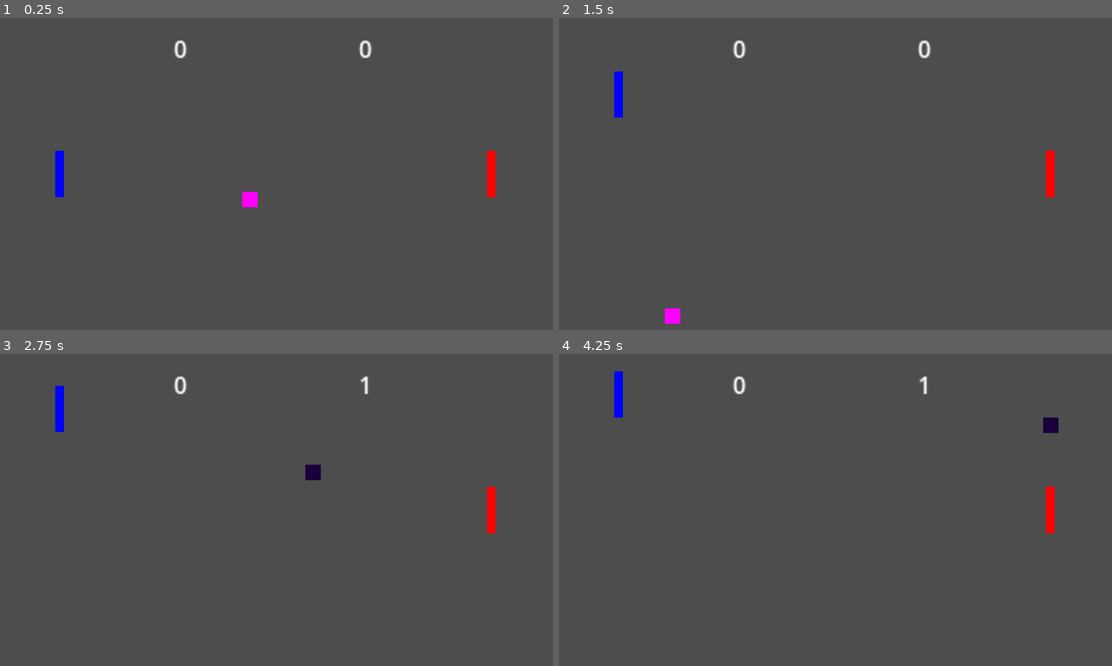
Above: before the commit, frames 1-4 (two rows, left to right).
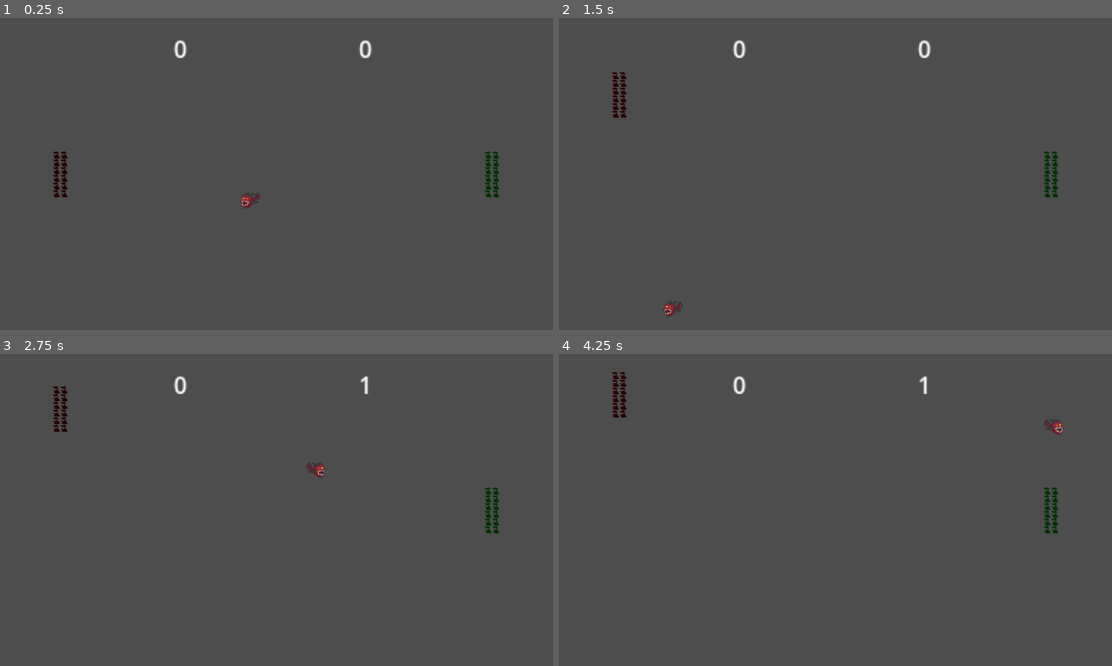
Above: after the commit, the same moments.

Repository: PopPlanetTeam/normal_pong
Game: Godot game, scene res://Game.tscn
Same seed, same stepped clock (60 frames per second), same inputs: the game is played once before the commit and once after it.
Inputs:
- Up to frame 1 (0.25 s): no input
- Up to frame 2 (1.5 s): hold W 0.53-1.28 s; hold S from 1.28 s (still down)
- Up to frame 3 (2.75 s): release S at 2.03 s; hold W from 2.03 s (still down)
- Up to frame 4 (4.25 s): release W at 3.53 s; hold S from 3.53 s (still down)

The runs differ from the first frame. In frame 1, 0.8% of the frame differs, in the area x 9-91%, y 42-62%; in frame 2, 0.8%, in the area x 9-91%, y 17-98%; in frame 3, 0.8%; in frame 4, 0.8%.

Commit message:
feat: added sprites

Diff:
--- a/Game.tscn
+++ b/Game.tscn
@@ -12,11 +12,11 @@
 [node name="Map" parent="." instance=ExtResource("3_apbbr")]
 
 [node name="Player1" parent="." instance=ExtResource("1_im1cb")]
-modulate = Color(0, 0, 1, 1)
+modulate = Color(1, 0, 0, 1)
 position = Vector2(128, 324)
 
 [node name="Player2" parent="." instance=ExtResource("1_im1cb")]
-modulate = Color(1, 0, 0, 1)
+modulate = Color(0, 1, 0, 1)
 position = Vector2(1024, 324)
 side = "right"
 
--- /dev/null
+++ b/ball/TileMap.gd
@@ -0,0 +1,9 @@
+extends TileMap
+
+
+
+func _process(delta):
+	var ball = get_parent()
+
+	var invert_tranform_horizontally = -1 if ball.direction.dot(transform.x) < 0 else 1
+	transform.x *= invert_tranform_horizontally
--- a/ball/ball.tscn
+++ b/ball/ball.tscn
@@ -1,28 +1,293 @@
-[gd_scene load_steps=5 format=3 uid="uid://h34qg57c6pio"]
+[gd_scene load_steps=7 format=3 uid="uid://h34qg57c6pio"]
 
 [ext_resource type="Script" path="res://ball/ball.gd" id="1_b6stb"]
 [ext_resource type="AudioStream" uid="uid://efcb7l8bkpnc" path="res://ball/touch.mp3" id="2_5hk4t"]
-
-[sub_resource type="PlaceholderTexture2D" id="PlaceholderTexture2D_dqcgb"]
-
-[sub_resource type="RectangleShape2D" id="RectangleShape2D_3dabj"]
-size = Vector2(32, 32)
+[ext_resource type="Texture2D" uid="uid://bbdlpgcrvpsfa" path="res://ball/art.png" id="2_j8vh1"]
+[ext_resource type="Script" path="res://ball/TileMap.gd" id="3_722k2"]
+
+[sub_resource type="TileSetAtlasSource" id="TileSetAtlasSource_sc5bh"]
+texture = ExtResource("2_j8vh1")
+20:0/0 = 0
+22:0/0 = 0
+0:1/0 = 0
+1:1/0 = 0
+2:1/0 = 0
+3:1/0 = 0
+4:1/0 = 0
+5:1/0 = 0
+6:1/0 = 0
+7:1/0 = 0
+8:1/0 = 0
+9:1/0 = 0
+10:1/0 = 0
+11:1/0 = 0
+13:1/0 = 0
+14:1/0 = 0
+15:1/0 = 0
+17:1/0 = 0
+18:1/0 = 0
+19:1/0 = 0
+20:1/0 = 0
+21:1/0 = 0
+22:1/0 = 0
+23:1/0 = 0
+0:2/0 = 0
+1:2/0 = 0
+2:2/0 = 0
+3:2/0 = 0
+4:2/0 = 0
+5:2/0 = 0
+6:2/0 = 0
+7:2/0 = 0
+8:2/0 = 0
+9:2/0 = 0
+10:2/0 = 0
+11:2/0 = 0
+12:2/0 = 0
+13:2/0 = 0
+14:2/0 = 0
+15:2/0 = 0
+16:2/0 = 0
+17:2/0 = 0
+18:2/0 = 0
+19:2/0 = 0
+20:2/0 = 0
+21:2/0 = 0
+22:2/0 = 0
+23:2/0 = 0
+1:3/0 = 0
+2:3/0 = 0
+3:3/0 = 0
+5:3/0 = 0
+6:3/0 = 0
+7:3/0 = 0
+9:3/0 = 0
+10:3/0 = 0
+11:3/0 = 0
+13:3/0 = 0
+14:3/0 = 0
+15:3/0 = 0
+17:3/0 = 0
+18:3/0 = 0
+19:3/0 = 0
+22:3/0 = 0
+20:4/0 = 0
+22:4/0 = 0
+0:5/0 = 0
+1:5/0 = 0
+2:5/0 = 0
+3:5/0 = 0
+4:5/0 = 0
+5:5/0 = 0
+6:5/0 = 0
+7:5/0 = 0
+8:5/0 = 0
+9:5/0 = 0
+10:5/0 = 0
+11:5/0 = 0
+13:5/0 = 0
+14:5/0 = 0
+15:5/0 = 0
+17:5/0 = 0
+18:5/0 = 0
+19:5/0 = 0
+20:5/0 = 0
+21:5/0 = 0
+22:5/0 = 0
+23:5/0 = 0
+0:6/0 = 0
+1:6/0 = 0
+2:6/0 = 0
+3:6/0 = 0
+4:6/0 = 0
+5:6/0 = 0
+6:6/0 = 0
+7:6/0 = 0
+8:6/0 = 0
+9:6/0 = 0
+10:6/0 = 0
+11:6/0 = 0
+12:6/0 = 0
+13:6/0 = 0
+14:6/0 = 0
+15:6/0 = 0
+16:6/0 = 0
+17:6/0 = 0
+18:6/0 = 0
+19:6/0 = 0
+20:6/0 = 0
+21:6/0 = 0
+22:6/0 = 0
+23:6/0 = 0
+1:7/0 = 0
+2:7/0 = 0
+5:7/0 = 0
+6:7/0 = 0
+9:7/0 = 0
+10:7/0 = 0
+13:7/0 = 0
+14:7/0 = 0
+17:7/0 = 0
+18:7/0 = 0
+21:7/0 = 0
+22:7/0 = 0
+4:8/0 = 0
+5:8/0 = 0
+6:8/0 = 0
+8:8/0 = 0
+10:8/0 = 0
+0:9/0 = 0
+1:9/0 = 0
+2:9/0 = 0
+3:9/0 = 0
+4:9/0 = 0
+5:9/0 = 0
+6:9/0 = 0
+7:9/0 = 0
+8:9/0 = 0
+9:9/0 = 0
+10:9/0 = 0
+11:9/0 = 0
+12:9/0 = 0
+13:9/0 = 0
+14:9/0 = 0
+15:9/0 = 0
+0:10/0 = 0
+1:10/0 = 0
+2:10/0 = 0
+3:10/0 = 0
+4:10/0 = 0
+5:10/0 = 0
+6:10/0 = 0
+7:10/0 = 0
+8:10/0 = 0
+9:10/0 = 0
+10:10/0 = 0
+11:10/0 = 0
+12:10/0 = 0
+13:10/0 = 0
+14:10/0 = 0
+15:10/0 = 0
+1:11/0 = 0
+2:11/0 = 0
+3:11/0 = 0
+5:11/0 = 0
+6:11/0 = 0
+9:11/0 = 0
+10:11/0 = 0
+13:11/0 = 0
+14:11/0 = 0
+4:12/0 = 0
+5:12/0 = 0
+6:12/0 = 0
+8:12/0 = 0
+10:12/0 = 0
+0:13/0 = 0
+1:13/0 = 0
+2:13/0 = 0
+3:13/0 = 0
+4:13/0 = 0
+5:13/0 = 0
+6:13/0 = 0
+7:13/0 = 0
+8:13/0 = 0
+9:13/0 = 0
+10:13/0 = 0
+11:13/0 = 0
+12:13/0 = 0
+13:13/0 = 0
+14:13/0 = 0
+15:13/0 = 0
+17:13/0 = 0
+18:13/0 = 0
+19:13/0 = 0
+21:13/0 = 0
+22:13/0 = 0
+23:13/0 = 0
+25:13/0 = 0
+26:13/0 = 0
+0:14/0 = 0
+1:14/0 = 0
+2:14/0 = 0
+3:14/0 = 0
+4:14/0 = 0
+5:14/0 = 0
+6:14/0 = 0
+7:14/0 = 0
+8:14/0 = 0
+9:14/0 = 0
+10:14/0 = 0
+11:14/0 = 0
+12:14/0 = 0
+13:14/0 = 0
+14:14/0 = 0
+15:14/0 = 0
+16:14/0 = 0
+17:14/0 = 0
+18:14/0 = 0
+19:14/0 = 0
+20:14/0 = 0
+21:14/0 = 0
+22:14/0 = 0
+23:14/0 = 0
+24:14/0 = 0
+25:14/0 = 0
+26:14/0 = 0
+27:14/0 = 0
+28:14/0 = 0
+29:14/0 = 0
+30:14/0 = 0
+1:15/0 = 0
+2:15/0 = 0
+3:15/0 = 0
+5:15/0 = 0
+6:15/0 = 0
+9:15/0 = 0
+10:15/0 = 0
+13:15/0 = 0
+14:15/0 = 0
+15:15/0 = 0
+16:15/0 = 0
+17:15/0 = 0
+18:15/0 = 0
+19:15/0 = 0
+20:15/0 = 0
+21:15/0 = 0
+22:15/0 = 0
+23:15/0 = 0
+24:15/0 = 0
+25:15/0 = 0
+26:15/0 = 0
+27:15/0 = 0
+28:15/0 = 0
+29:15/0 = 0
+30:15/0 = 0
+
+[sub_resource type="TileSet" id="TileSet_3tr8k"]
+sources/0 = SubResource("TileSetAtlasSource_sc5bh")
 
 [node name="Ball" type="CharacterBody2D"]
 script = ExtResource("1_b6stb")
 
-[node name="Sprite2D" type="Sprite2D" parent="."]
-position = Vector2(7.15256e-07, 2.38419e-07)
-scale = Vector2(32, 32)
-texture = SubResource("PlaceholderTexture2D_dqcgb")
-
-[node name="CollisionShape2D" type="CollisionShape2D" parent="."]
-shape = SubResource("RectangleShape2D_3dabj")
-
 [node name="Timer" type="Timer" parent="."]
 autostart = true
 
 [node name="Audio" type="AudioStreamPlayer2D" parent="."]
 stream = ExtResource("2_5hk4t")
 
+[node name="CollisionPolygon2D" type="CollisionPolygon2D" parent="."]
+visible = false
+position = Vector2(-7.2, 4.8)
+scale = Vector2(1.95, 1.3)
+polygon = PackedVector2Array(9.33333, -16, 12.4103, -11.3846, 16, -0.615384, 14.4615, 6.30769, 10.359, 14.7692, 0.615384, 7.84615, 0.615384, 5.53846, -7.58974, 2.46154, -9.12821, -10.6154, -5.53846, -16)
+
+[node name="TileMap" type="TileMap" parent="."]
+texture_filter = 1
+position = Vector2(7.15256e-07, 2.38419e-07)
+scale = Vector2(0.873438, 0.873438)
+tile_set = SubResource("TileSet_3tr8k")
+format = 2
+layer_0/tile_data = PackedInt32Array(-2, 0, 1, 65534, 0, 2, -1, 65536, 1, 65535, 65536, 2, 131071, 65536, 3, -65536, 131072, 1, 0, 131072, 2, 65536, 131072, 3, -65535, 196608, 1, 1, 196608, 2, 65537, 196608, 3)
+script = ExtResource("3_722k2")
+
 [connection signal="timeout" from="Timer" to="." method="increase_speed"]
--- a/map/map.gd
+++ b/map/map.gd
@@ -47,4 +47,3 @@
 	ball.direction.x *= -1
 	ball.speed = 300
 	ball.scale = Vector2(1.0, 1.0)
-	ball.modulate = Color(randf(), randf(), randf())
--- a/players/player.gd
+++ b/players/player.gd
@@ -30,5 +30,3 @@
 func _on_area_2d_body_entered(body):
 	body.direction.x *= -1
 	body.scale *= 0.99
-	#body.scale.x = max(0.5, body.scale.x)
-	#body.scale.y = max(0.5, body.scale.y)
--- a/players/player.tscn
+++ b/players/player.tscn
@@ -1,8 +1,7 @@
-[gd_scene load_steps=5 format=3 uid="uid://37gy13rcmadp"]
+[gd_scene load_steps=7 format=3 uid="uid://37gy13rcmadp"]
 
 [ext_resource type="Script" path="res://players/player.gd" id="1_i0kuq"]
-
-[sub_resource type="PlaceholderTexture2D" id="PlaceholderTexture2D_qd4l0"]
+[ext_resource type="Texture2D" uid="uid://cpr04anqrt2n4" path="res://players/art.png" id="2_8t1kl"]
 
 [sub_resource type="RectangleShape2D" id="RectangleShape2D_00106"]
 size = Vector2(18, 96)
@@ -10,13 +9,308 @@
 [sub_resource type="RectangleShape2D" id="RectangleShape2D_hp4jp"]
 size = Vector2(18, 96)
 
+[sub_resource type="TileSetAtlasSource" id="TileSetAtlasSource_dv2p7"]
+texture = ExtResource("2_8t1kl")
+0:0/0 = 0
+1:0/0 = 0
+2:0/0 = 0
+3:0/0 = 0
+4:0/0 = 0
+5:0/0 = 0
+6:0/0 = 0
+7:0/0 = 0
+8:0/0 = 0
+9:0/0 = 0
+10:0/0 = 0
+11:0/0 = 0
+12:0/0 = 0
+13:0/0 = 0
+14:0/0 = 0
+15:0/0 = 0
+16:0/0 = 0
+17:0/0 = 0
+18:0/0 = 0
+19:0/0 = 0
+20:0/0 = 0
+21:0/0 = 0
+22:0/0 = 0
+0:1/0 = 0
+1:1/0 = 0
+2:1/0 = 0
+3:1/0 = 0
+4:1/0 = 0
+5:1/0 = 0
+6:1/0 = 0
+7:1/0 = 0
+8:1/0 = 0
+9:1/0 = 0
+10:1/0 = 0
+11:1/0 = 0
+12:1/0 = 0
+13:1/0 = 0
+14:1/0 = 0
+15:1/0 = 0
+16:1/0 = 0
+17:1/0 = 0
+18:1/0 = 0
+19:1/0 = 0
+20:1/0 = 0
+22:1/0 = 0
+0:2/0 = 0
+1:2/0 = 0
+2:2/0 = 0
+3:2/0 = 0
+4:2/0 = 0
+5:2/0 = 0
+6:2/0 = 0
+7:2/0 = 0
+8:2/0 = 0
+9:2/0 = 0
+10:2/0 = 0
+11:2/0 = 0
+12:2/0 = 0
+13:2/0 = 0
+14:2/0 = 0
+15:2/0 = 0
+16:2/0 = 0
+17:2/0 = 0
+18:2/0 = 0
+19:2/0 = 0
+20:2/0 = 0
+21:2/0 = 0
+22:2/0 = 0
+0:3/0 = 0
+1:3/0 = 0
+2:3/0 = 0
+3:3/0 = 0
+4:3/0 = 0
+5:3/0 = 0
+6:3/0 = 0
+7:3/0 = 0
+8:3/0 = 0
+9:3/0 = 0
+10:3/0 = 0
+11:3/0 = 0
+12:3/0 = 0
+13:3/0 = 0
+14:3/0 = 0
+15:3/0 = 0
+16:3/0 = 0
+17:3/0 = 0
+18:3/0 = 0
+19:3/0 = 0
+20:3/0 = 0
+21:3/0 = 0
+0:4/0 = 0
+1:4/0 = 0
+2:4/0 = 0
+3:4/0 = 0
+4:4/0 = 0
+5:4/0 = 0
+6:4/0 = 0
+7:4/0 = 0
+8:4/0 = 0
+9:4/0 = 0
+10:4/0 = 0
+11:4/0 = 0
+12:4/0 = 0
+13:4/0 = 0
+14:4/0 = 0
+15:4/0 = 0
+16:4/0 = 0
+17:4/0 = 0
+18:4/0 = 0
+19:4/0 = 0
+20:4/0 = 0
+21:4/0 = 0
+0:5/0 = 0
+1:5/0 = 0
+2:5/0 = 0
+3:5/0 = 0
+4:5/0 = 0
+5:5/0 = 0
+6:5/0 = 0
+7:5/0 = 0
+8:5/0 = 0
+9:5/0 = 0
+10:5/0 = 0
+12:5/0 = 0
+13:5/0 = 0
+14:5/0 = 0
+15:5/0 = 0
+16:5/0 = 0
+17:5/0 = 0
+18:5/0 = 0
+19:5/0 = 0
+0:6/0 = 0
+1:6/0 = 0
+2:6/0 = 0
+3:6/0 = 0
+4:6/0 = 0
+5:6/0 = 0
+6:6/0 = 0
+7:6/0 = 0
+8:6/0 = 0
+9:6/0 = 0
+10:6/0 = 0
+11:6/0 = 0
+12:6/0 = 0
+13:6/0 = 0
+14:6/0 = 0
+17:6/0 = 0
+19:6/0 = 0
+20:6/0 = 0
+21:6/0 = 0
+0:7/0 = 0
+1:7/0 = 0
+2:7/0 = 0
+3:7/0 = 0
+4:7/0 = 0
+5:7/0 = 0
+6:7/0 = 0
+7:7/0 = 0
+8:7/0 = 0
+9:7/0 = 0
+10:7/0 = 0
+11:7/0 = 0
+14:7/0 = 0
+0:8/0 = 0
+1:8/0 = 0
+2:8/0 = 0
+3:8/0 = 0
+4:8/0 = 0
+5:8/0 = 0
+6:8/0 = 0
+7:8/0 = 0
+8:8/0 = 0
+9:8/0 = 0
+10:8/0 = 0
+11:8/0 = 0
+14:8/0 = 0
+0:9/0 = 0
+1:9/0 = 0
+2:9/0 = 0
+3:9/0 = 0
+4:9/0 = 0
+5:9/0 = 0
+6:9/0 = 0
+7:9/0 = 0
+8:9/0 = 0
+9:9/0 = 0
+10:9/0 = 0
+11:9/0 = 0
+14:9/0 = 0
+0:10/0 = 0
+1:10/0 = 0
+3:10/0 = 0
+4:10/0 = 0
+5:10/0 = 0
+6:10/0 = 0
+7:10/0 = 0
+8:10/0 = 0
+9:10/0 = 0
+0:11/0 = 0
+1:11/0 = 0
+2:11/0 = 0
+3:11/0 = 0
+4:11/0 = 0
+5:11/0 = 0
+6:11/0 = 0
+7:11/0 = 0
+8:11/0 = 0
+9:11/0 = 0
+10:11/0 = 0
+0:12/0 = 0
+1:12/0 = 0
+5:12/0 = 0
+6:12/0 = 0
+7:12/0 = 0
+8:12/0 = 0
+9:12/0 = 0
+0:13/0 = 0
+1:13/0 = 0
+2:13/0 = 0
+3:13/0 = 0
+4:13/0 = 0
+5:13/0 = 0
+6:13/0 = 0
+7:13/0 = 0
+8:13/0 = 0
+9:13/0 = 0
+0:14/0 = 0
+1:14/0 = 0
+2:14/0 = 0
+3:14/0 = 0
+4:14/0 = 0
+5:14/0 = 0
+6:14/0 = 0
+7:14/0 = 0
+8:14/0 = 0
+9:14/0 = 0
+0:15/0 = 0
+1:15/0 = 0
+2:15/0 = 0
+3:15/0 = 0
+4:15/0 = 0
+5:15/0 = 0
+6:15/0 = 0
+7:15/0 = 0
+8:15/0 = 0
+9:15/0 = 0
+0:16/0 = 0
+1:16/0 = 0
+2:16/0 = 0
+3:16/0 = 0
+4:16/0 = 0
+5:16/0 = 0
+6:16/0 = 0
+7:16/0 = 0
+8:16/0 = 0
+0:17/0 = 0
+1:17/0 = 0
+2:17/0 = 0
+3:17/0 = 0
+4:17/0 = 0
+5:17/0 = 0
+6:17/0 = 0
+7:17/0 = 0
+8:17/0 = 0
+1:18/0 = 0
+4:18/0 = 0
+7:18/0 = 0
+0:19/0 = 0
+1:19/0 = 0
+2:19/0 = 0
+3:19/0 = 0
+4:19/0 = 0
+5:19/0 = 0
+6:19/0 = 0
+7:19/0 = 0
+8:19/0 = 0
+0:20/0 = 0
+1:20/0 = 0
+2:20/0 = 0
+3:20/0 = 0
+4:20/0 = 0
+5:20/0 = 0
+6:20/0 = 0
+7:20/0 = 0
+8:20/0 = 0
+0:21/0 = 0
+1:21/0 = 0
+2:21/0 = 0
+3:21/0 = 0
+4:21/0 = 0
+5:21/0 = 0
+6:21/0 = 0
+7:21/0 = 0
+8:21/0 = 0
+
+[sub_resource type="TileSet" id="TileSet_dqb3r"]
+sources/0 = SubResource("TileSetAtlasSource_dv2p7")
+
 [node name="Player" type="CharacterBody2D"]
 script = ExtResource("1_i0kuq")
-
-[node name="Sprite2D" type="Sprite2D" parent="."]
-position = Vector2(0, -1.43051e-06)
-scale = Vector2(17.5, 96)
-texture = SubResource("PlaceholderTexture2D_qd4l0")
 
 [node name="CollisionShape2D" type="CollisionShape2D" parent="."]
 shape = SubResource("RectangleShape2D_00106")
@@ -28,4 +322,9 @@
 [node name="CollisionShape2D" type="CollisionShape2D" parent="Area2D"]
 shape = SubResource("RectangleShape2D_hp4jp")
 
+[node name="TileMap" type="TileMap" parent="."]
+tile_set = SubResource("TileSet_dqb3r")
+format = 2
+layer_0/tile_data = PackedInt32Array(-131073, 655360, 0, -131072, 655360, 0, -1, 655360, 0, 0, 655360, 0, 131071, 655360, 0, 131072, 655360, 0, 196607, 655360, 0, 65536, 655360, 0, 65535, 655360, 0, -65536, 655360, 0, -65537, 655360, 0, -196608, 655360, 0)
+
 [connection signal="body_entered" from="Area2D" to="." method="_on_area_2d_body_entered"]
Binary file added: ball/art.png
Not shown, added: ball/art.png.import
Binary file added: players/art.png
Not shown, added: players/art.png.import
